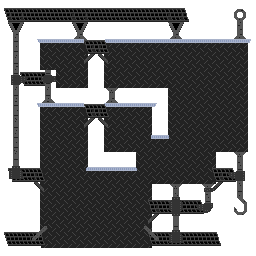
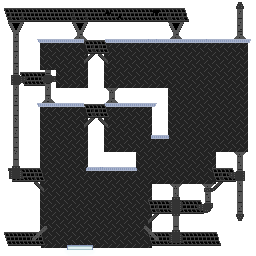
Revision of a layered 256px x 256px image; what changed, layer by layer:
painted on "Background" over [65, 2, 247, 250]
added layer "h" over [65, 246, 95, 256]
